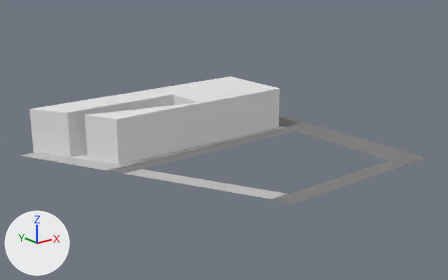
The Blender file assets/models/chunks/picasso.blend as it was, and as the next commit left it.
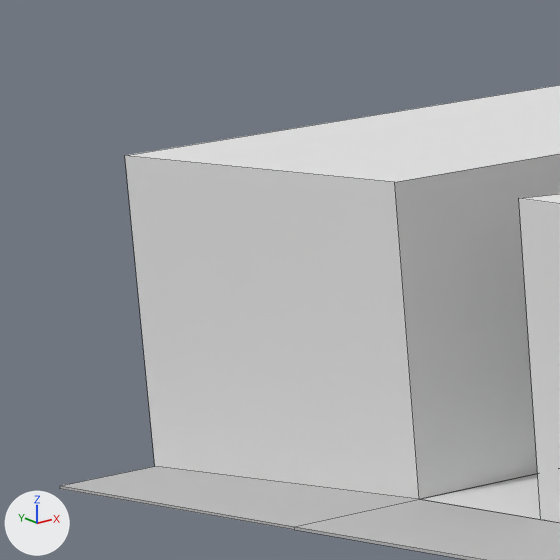
There are two pictures of each version: one whole from a 50 mm camera at (-49.4, -127.6, 43.6) aimed at (29.9, -28.4, 3.9), one close up on the part from 3% to 20% of the width and 31% to 59% of the height. Every picture has the same lights, and +X, +Y and +Z are marked at lower left. The last two pictures show the newer version. The close-ups show mesh edges as thin lines.

In view in the first close-up: 'Pollo', 'Sidewalk', 'Square'.
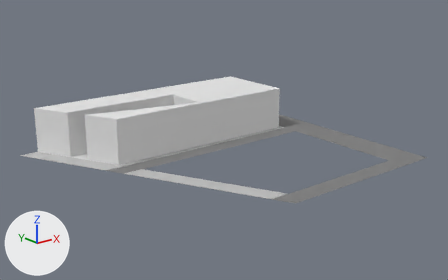
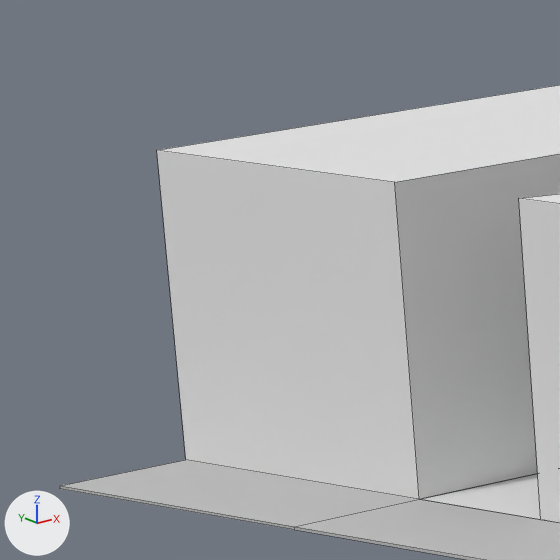
What differs and where, as boxes (x1, y1, x2, y2) in the close-ups (560 x 560 px; the box of a moved part takes in the faces that stretch with it):
'Pollo', reshaped: before (125, 85, 560, 499); after (157, 85, 560, 499)
'Sidewalk', reshaped: before (60, 466, 560, 560); after (60, 460, 560, 560)
part 2 of me_plane_002, moved or reshaped: before (62, 466, 418, 526); after (62, 460, 418, 526)

Edits to the bpy script that builds the scene:
```text
Change me_cube:
    used by ob_pollo; location = (4.0, -1.0, 1.1)
    remove me_cube.from_pydata(...)  # 15 vertices, 8 faces; spans x -5.0..51.0, y -18.0..1.0, z -1.0..8.9
    add me_cube.from_pydata(...)  # 15 vertices, 8 faces; spans x -4.0..51.0, y -18.0..1.0, z -1.0..8.9
    me_cube part 1
    me_cube.vertices[2].co: (-5.0, 1.0, -1.0) -> (-4.0, 1.0, -1.0)  # pixel (154, 466) -> pixel (185, 459)
    me_cube.vertices[3].co: (-5.0, 1.0, 8.9) -> (-4.0, 1.0, 8.9)  # pixel (124, 155) -> pixel (156, 150)
Change me_plane_002:
    where me_plane_002.from_pydata(...)  # 32 vertices, 17 faces; spans x -2.0..58.0, y -52.0..0.0, z 0.0..0.1
    used by ob_sidewalk; location = (-2.0, 0.0, 0.0)
    me_plane_002 part 2
    me_plane_002.vertices[17].co: (1.0, 0.0, 0.1) -> (2.0, 0.0, 0.1)  # pixel (154, 466) -> pixel (185, 459)
```
